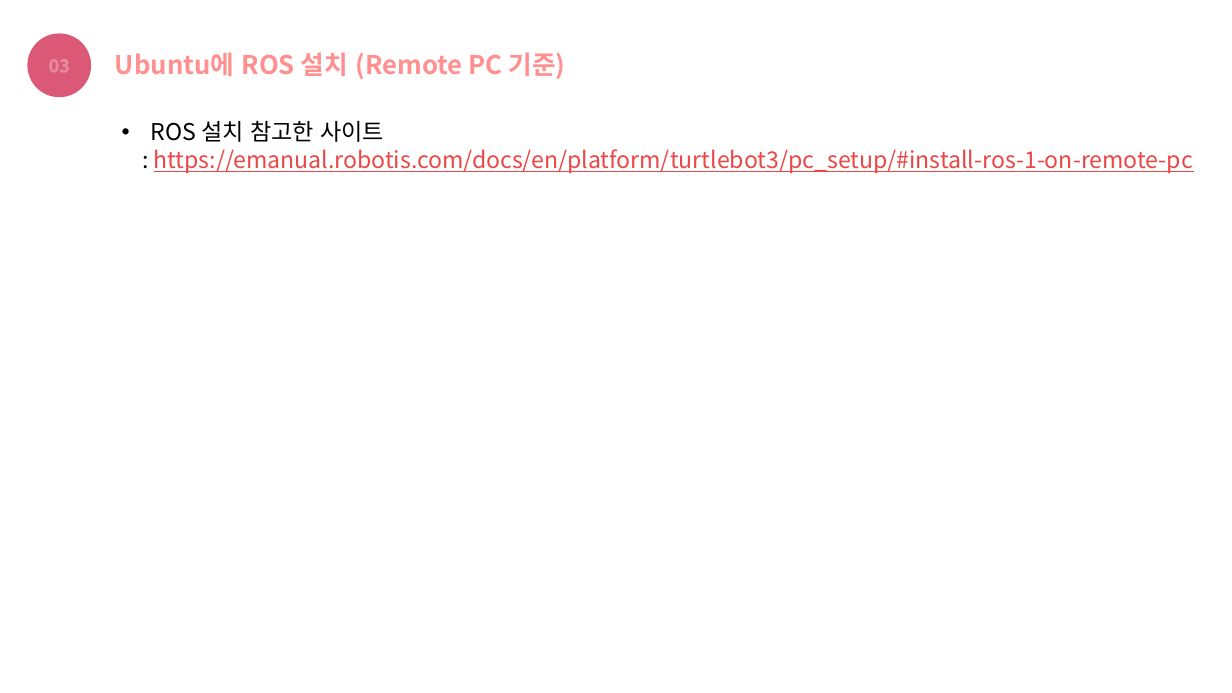
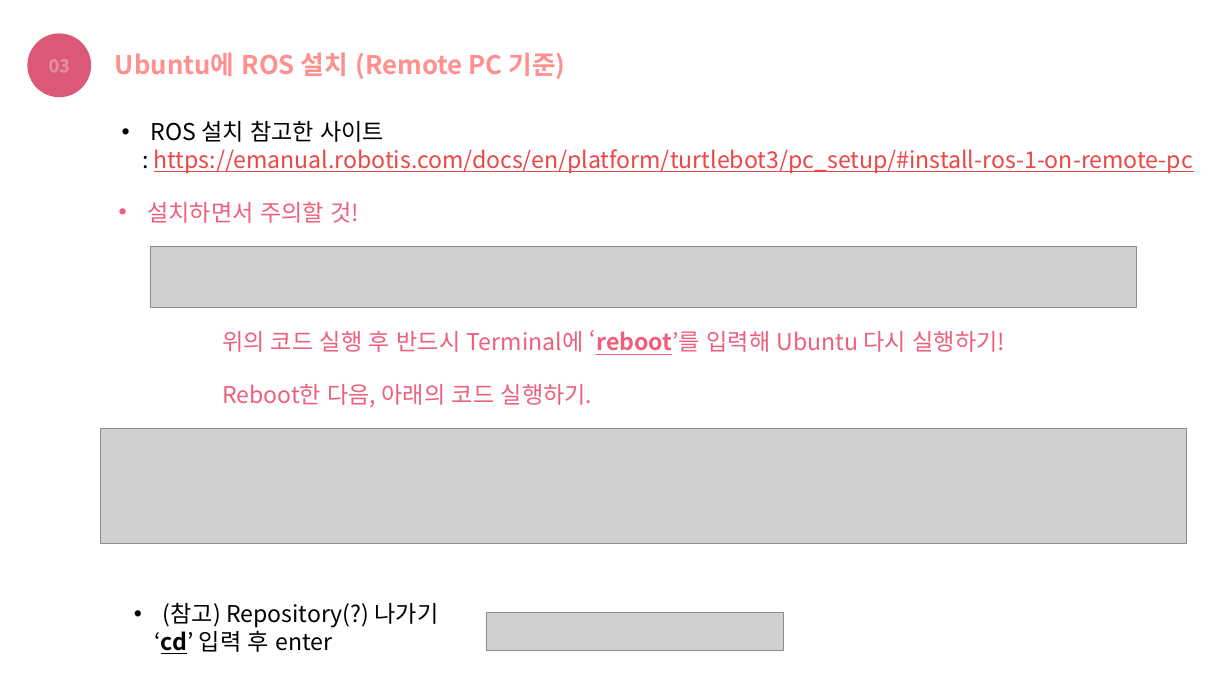
Before and after one commit to choeunyoung0208/silverzero, a slide deck: slide 7 of Ubuntu & ROS 설치 (Remote PC).pptx. Drawn at 1232x693 pixels with LibreOffice and Linux fonts; fonts in the diff are those of the drawing; grey boxes stand for pictures. Boxes give left, top, right and bottom in pixels: in the first picture for what was removed or moved away, otherwise in the second. Text is boxed around its words. In the diff, an @@ line names an element or a change of style, - is before the commit and + after.

```diff
--- a/Ubuntu & ROS 설치 (Remote PC).pptx
+++ b/Ubuntu & ROS 설치 (Remote PC).pptx
@@ group added at [101, 201, 1187, 543]: 3 texts, 2 pictures @@
+• 설치하면서 주의할 것!
+위의 코드 실행 후 반드시 Terminal에 ‘reboot’를 입력해 Ubuntu 다시 실행하기!
+Reboot한 다음, 아래의 코드 실행하기.
@@ text added at [155, 602, 439, 654], 18 pt, text #000000 @@
+• (참고) Repository(?) 나가기
+‘cd’ 입력 후 enter
@@ picture added at [487, 612, 784, 651] @@
```
